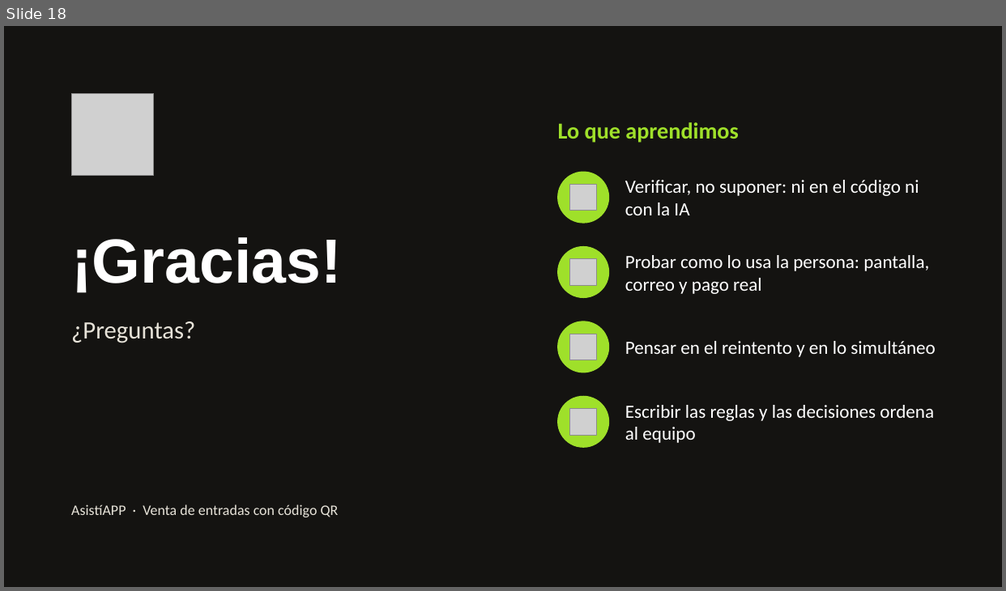
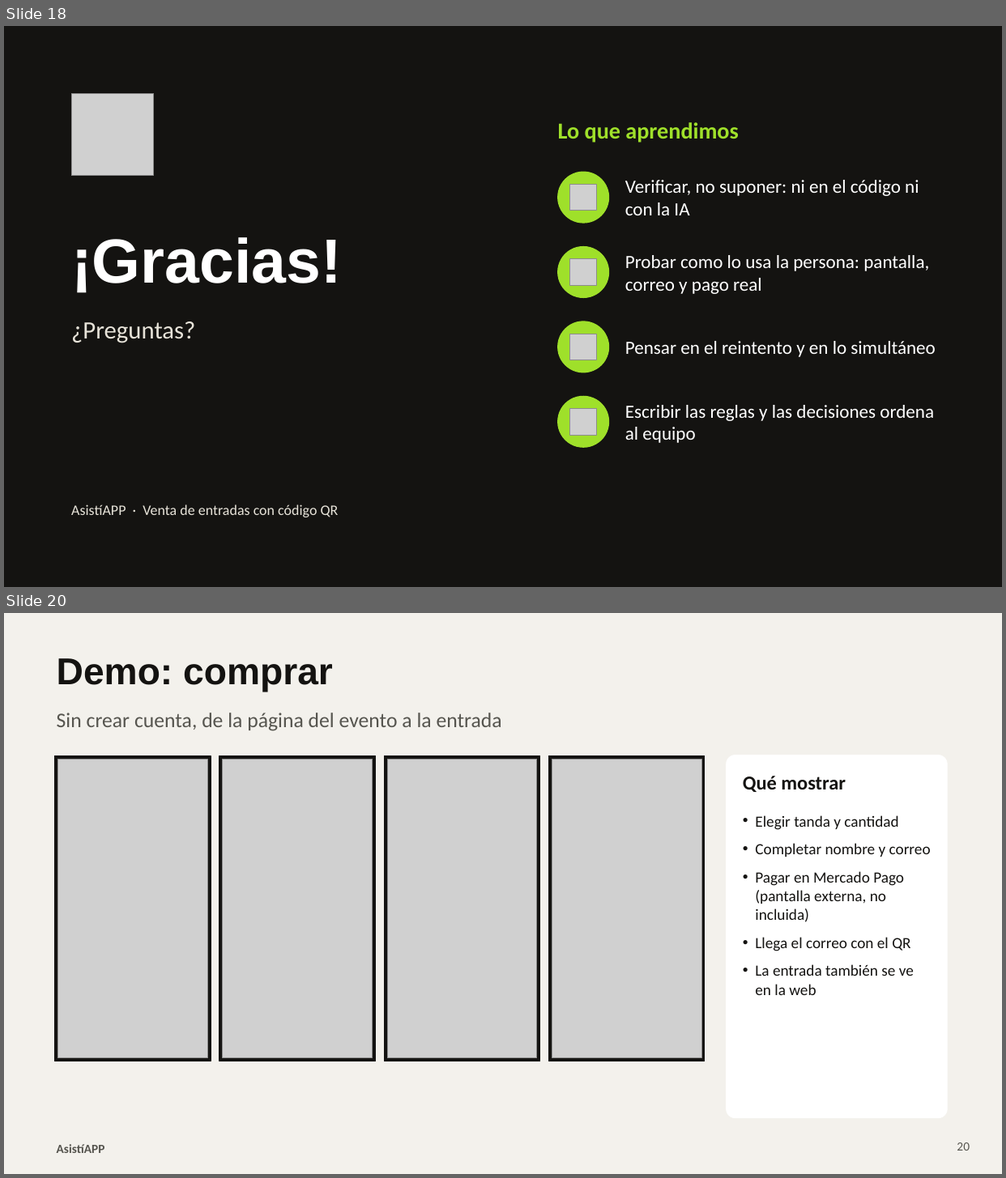
Before and after one commit to emisero8/proy_asistiapp, a slide deck: entrega-demo/presentacion.pptx. Shown one above the other, each under a label of ours: slide 18 before the commit, slides 18 and 20 after it; the slides between them are not shown. The pictures are 1006x591 and 1006x1178 pixels, drawn with LibreOffice and Linux fonts; fonts in the diff are those of the drawing; grey boxes stand for pictures. Boxes give left, top, right and bottom in pixels: in the first picture for what was removed or moved away, otherwise in the second. Text is boxed around its words. In the diff, an @@ line names an element or a change of style, - is before the commit and + after.

Commit message:
docs: presentación con capturas de la app y respaldo de la demo
Capturas en la diapositiva de la solución y seis diapositivas de respaldo (19 a 24), se aclara la cifra
de casos de uso, las pruebas quedan a la vista (616 en el backend) y se actualizan guion y machete.

```diff
--- a/entrega-demo/presentacion.pptx
+++ b/entrega-demo/presentacion.pptx
@@ slide 20 added at <box>4,613,1002,1174</box>, background #F3F1EC @@
@@ title added at <box>57,658,333,692</box>, 36 pt, text #141311, bold @@
+Demo: comprar
@@ text added at <box>57,713,502,731</box>, 20 pt, text #56554F @@
+Sin crear cuenta, de la página del evento a la entrada
@@ rectangle added at <box>55,756,211,1062</box>, fill #141311, outline #141311 1 pt @@
@@ rectangle added at <box>219,756,375,1062</box>, fill #141311, outline #141311 1 pt @@
@@ rectangle added at <box>385,756,540,1062</box>, fill #141311, outline #141311 1 pt @@
@@ rectangle added at <box>549,756,705,1062</box>, fill #141311, outline #141311 1 pt @@
@@ rounded rectangle added at <box>727,756,948,1118</box>, fill #FFFFFF, outline #FFFFFF 0.75 pt @@
@@ picture added at <box>58,759,207,1059</box> @@
@@ picture added at <box>223,759,373,1059</box> @@
@@ picture added at <box>387,759,537,1059</box> @@
@@ picture added at <box>552,759,701,1059</box> @@
@@ text added at <box>743,776,845,792</box>, 19 pt, text #141311, bold @@
+Qué mostrar
@@ text added at <box>755,815,931,995</box>, 15 pt, text #141311 @@
+• Elegir tanda y cantidad
+• Completar nombre y correo
+• Pagar en Mercado Pago (pantalla externa, no incluida)
+• Llega el correo con el QR
+• La entrada también se ve en la web
@@ text added at <box>57,1144,105,1153</box>, 12 pt, text #56554F, bold @@
+AsistíAPP
@@ page number added at <box>957,1143,970,1151</box>, 12 pt, text #56554F @@
+20
```
Also in this commit, not shown: 3 slides changed, 5 other slides added, 6 other files.
